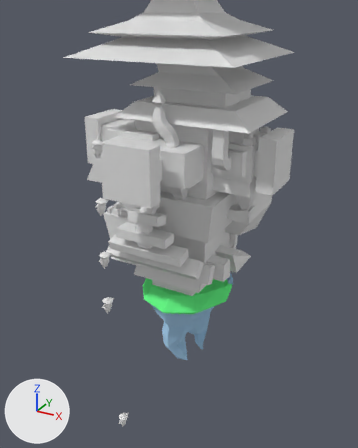
An edit to the Blender file Art.Src/TowerGenerator/Towers00.blend, drawn before and after from the same camera.
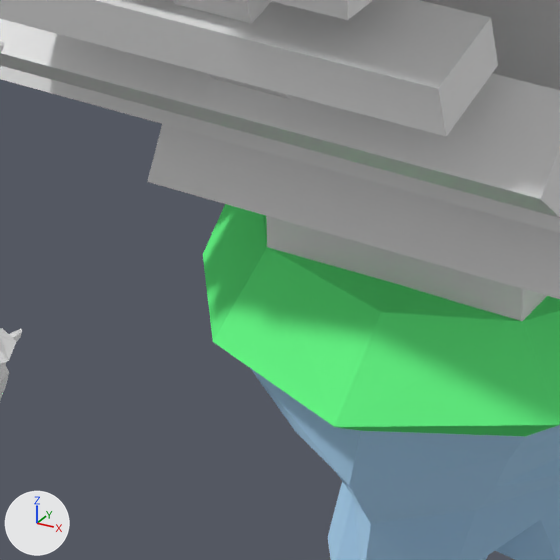
There are two pictures of each version: one from a 50 mm camera at (10.27, -5.16, 7.84) aimed at (-4.01, 20.81, -5.15), one close up on the part from 31% to 55% of the width and 55% to 74% of the height. Lighting does not change. The marker at lower left points along +X, +Y and +Z.

Objects in the first close-up: 'Cube.002', 'Cube.008', 'PlaceholderConnector.021', 'Rock'.
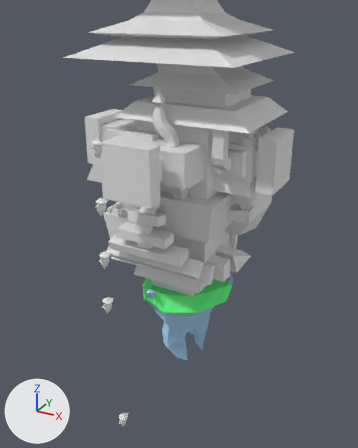
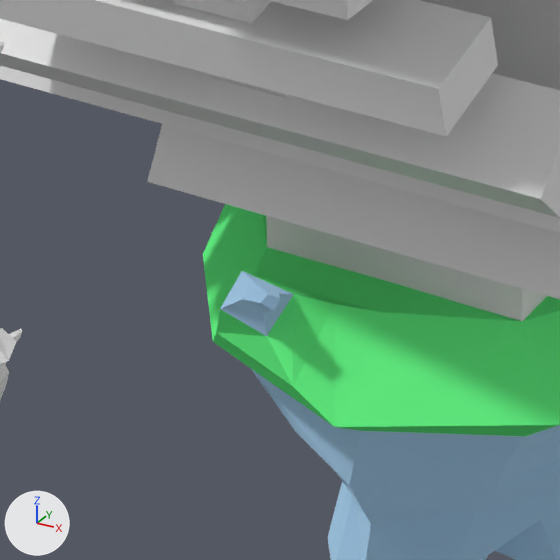
Commit message: * TowerGenerator: gizmos draw connector margins

Location of each change, (x1, y1, x2, y2) in pixels of the close-ups (560 x 560 px):
```json
{"object": "Rock.001", "change": "shown", "after": [213, 247, 381, 427], "on screen": "green"}
```

Scene script edits in JSON lines:
```json
{"op": "remove", "block": "ob_rock_001", "code": "ob_rock_001.hide_set(True)"}
```
